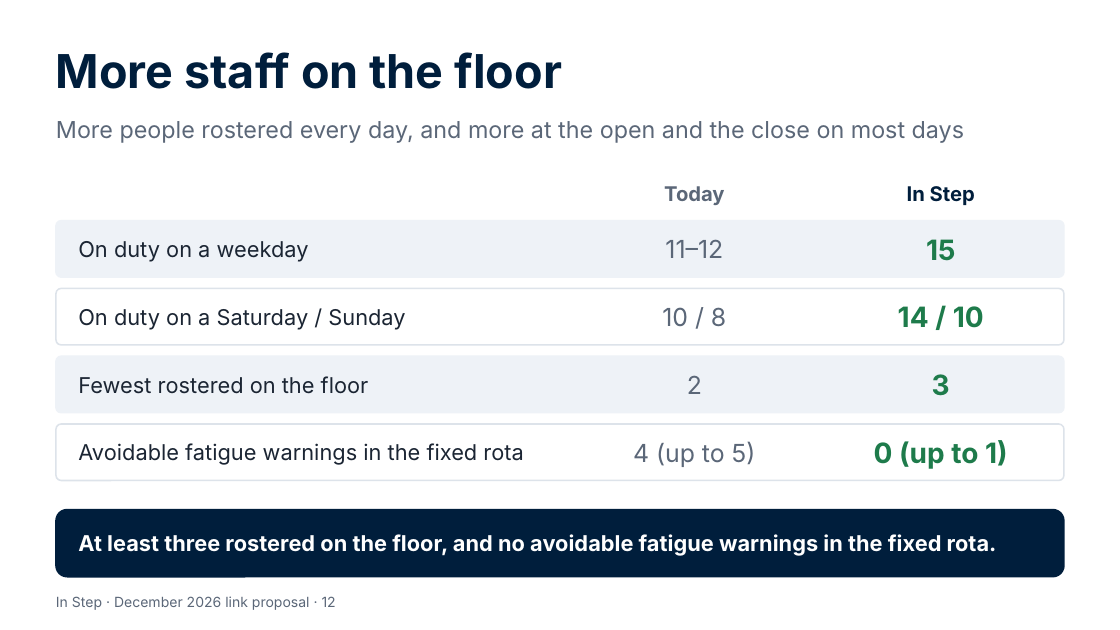
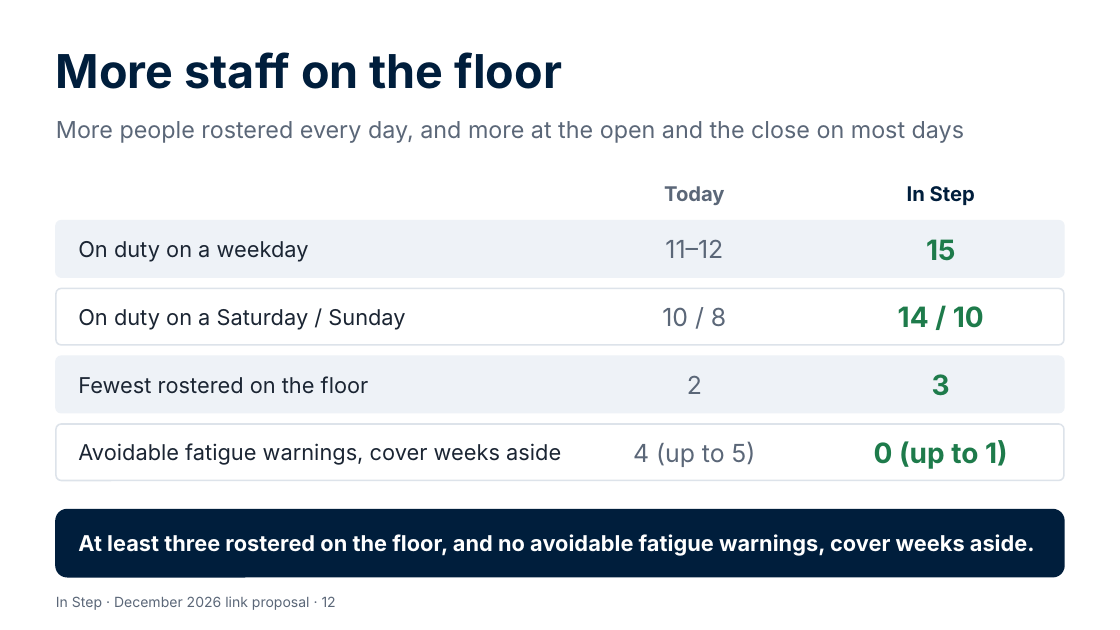
Before and after one commit to Garethdavidmiller/roster-app, a slide deck: slide 12 of docs/links-26/presentations/In-Step-for-colleagues.pptx. Drawn at 1120x630 pixels with LibreOffice and Linux fonts; fonts in the diff are those of the drawing. Boxes give left, top, right and bottom in pixels: in the first picture for what was removed or moved away, otherwise in the second. Text is boxed around its words. In the diff, an @@ line names an element or a change of style, - is before the commit and + after.

```diff
--- a/docs/links-26/presentations/In-Step-for-colleagues.pptx
+++ b/docs/links-26/presentations/In-Step-for-colleagues.pptx
@@ text at (78,443,561,465): text changed @@
-Avoidable fatigue warnings in the fixed rota
+Avoidable fatigue warnings, cover weeks aside
@@ text at (78,534,1035,556): text changed @@
-At least three rostered on the floor, and no avoidable fatigue warnings in the fixed rota.
+At least three rostered on the floor, and no avoidable fatigue warnings, cover weeks aside.
```
Also in this commit, not shown: 3 other slides changed, 9 other files.
